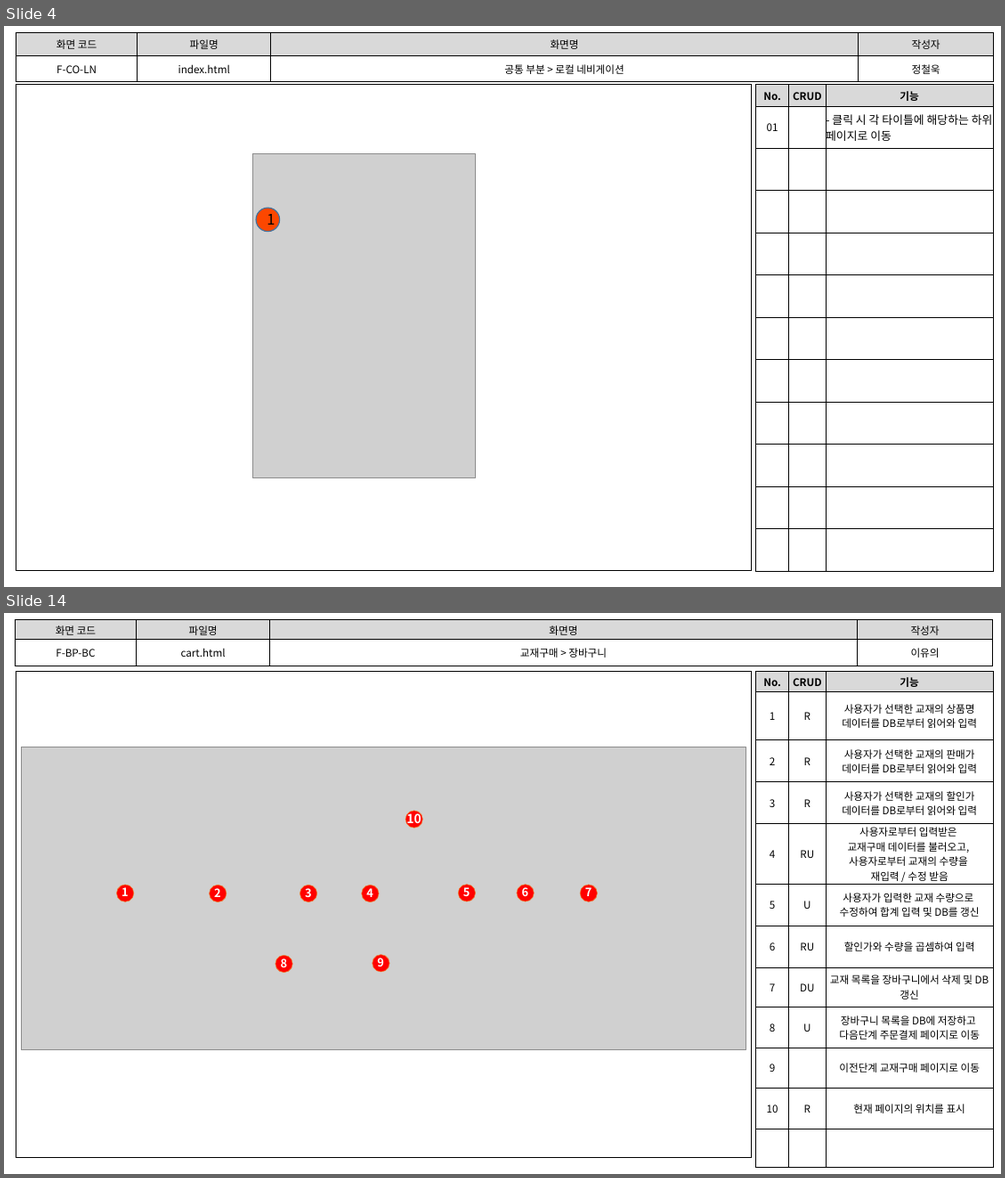
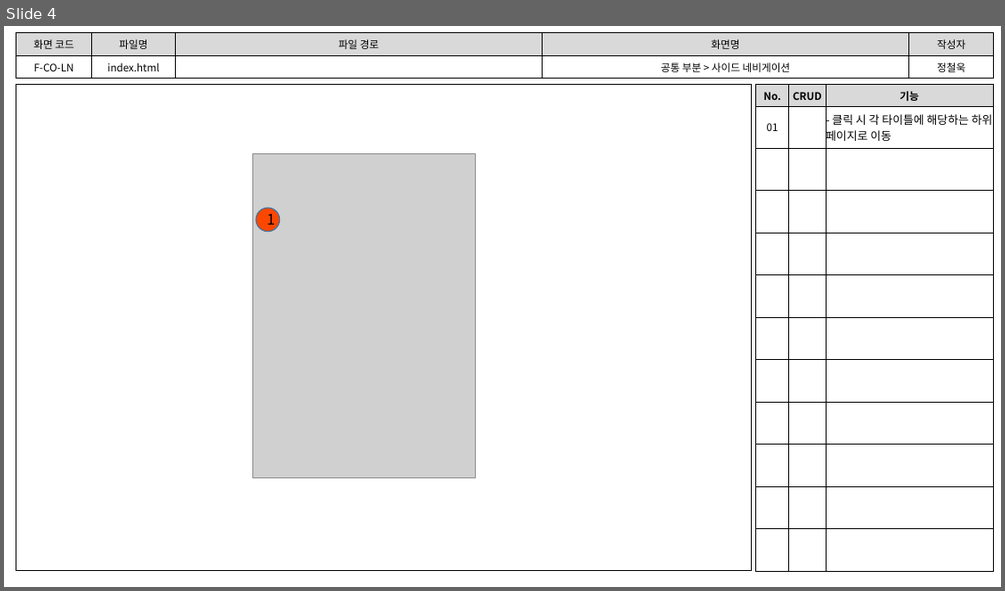
Before and after one commit to index506/cosmo6th_3thGroup, a slide deck: Text/개인문서/3th_Project_화면 설계도(정철욱).pptx. Shown one above the other, each under a label of ours: slides 4 and 14 before the commit, slide 4 after it; the slides between them are not shown. The pictures are 1005x1178 and 1005x591 pixels, drawn with LibreOffice and Linux fonts; fonts in the diff are those of the drawing; grey boxes stand for pictures. Boxes give left, top, right and bottom in pixels: in the first picture for what was removed or moved away, otherwise in the second. Text is boxed around its words. In the diff, an @@ line names an element or a change of style, - is before the commit and + after.

Commit message:
화면 설계도 수정

```diff
--- a/Text/개인문서/3th_Project_화면 설계도(정철욱).pptx
+++ b/Text/개인문서/3th_Project_화면 설계도(정철욱).pptx
@@ slide 14 removed at [4, 613, 1001, 1174], background #FFFFFF @@
@@ table removed at [16, 620, 994, 666], 2 rows, 4 columns @@
-화면 코드 | 파일명 | 화면명 | 작성자
-F-BP-BC | cart.html | 교재구매 > 장바구니 | 이유의
@@ rectangle removed at [16, 672, 752, 1158] @@
@@ table removed at [756, 672, 994, 1159], 12 rows, 3 columns @@
-No. | CRUD | 기능
-1 | R | 사용자가 선택한 교재의 상품명 데이터를 DB로부터 읽어와 입력
-2 | R | 사용자가 선택한 교재의 판매가 데이터를 DB로부터 읽어와 입력
-3 | R | 사용자가 선택한 교재의 할인가 데이터를 DB로부터 읽어와 입력
-4 | RU | 사용자로부터 입력받은 / 교재구매 데이터를 불러오고, / 사용자로부터 교재의 수량을 / 재입력 / 수정 받음
-5 | U | 사용자가 입력한 교재 수량으로 / 수정하여 합계 입력 및 DB를 갱신
-6 | RU | 할인가와 수량을 곱셈하여 입력
-7 | DU | 교재 목록을 장바구니에서 삭제 및 DB갱신
-8 | U | 장바구니 목록을 DB에 저장하고 / 다음단계 주문결제 페이지로 이동
-9 |  | 이전단계 교재구매 페이지로 이동
-10 | R | 현재 페이지의 위치를 표시
- |  | 
@@ picture removed at [21, 747, 745, 1051] @@
@@ ellipse removed at [405, 811, 423, 827] @@
@@ text removed at [406, 811, 421, 827] @@
-10
@@ ellipse removed at [117, 884, 134, 901] @@
@@ text removed at [121, 884, 129, 896] @@
-1
@@ ellipse removed at [210, 884, 226, 901] @@
@@ text removed at [214, 884, 221, 897] @@
-2
@@ ellipse removed at [300, 884, 317, 901] @@
@@ text removed at [305, 884, 312, 897] @@
-3
@@ ellipse removed at [362, 885, 379, 902] @@
@@ text removed at [366, 884, 373, 897] @@
-4
@@ ellipse removed at [458, 884, 475, 901] @@
@@ text removed at [463, 884, 470, 896] @@
-5
@@ ellipse removed at [517, 884, 534, 901] @@
@@ text removed at [522, 884, 529, 900] @@
-6
@@ ellipse removed at [580, 884, 597, 901] @@
@@ text removed at [585, 884, 592, 896] @@
-7
@@ ellipse removed at [275, 956, 292, 973] @@
@@ text removed at [281, 955, 288, 967] @@
-8
@@ ellipse removed at [372, 955, 390, 972] @@
@@ text removed at [377, 955, 384, 971] @@
-9
@@ slide 4 changed as well @@
@@ table at [16, 33, 995, 76] @@
-column 3: 화면명 | 공통 부분 > 로컬 네비게이션
+column 3: 파일 경로 | 
+column 4: 화면명 | 공통 부분 > 사이드 네비게이션
```
Also in this commit, not shown: 3 other slides changed, 18 other slides removed, 1 other file.
